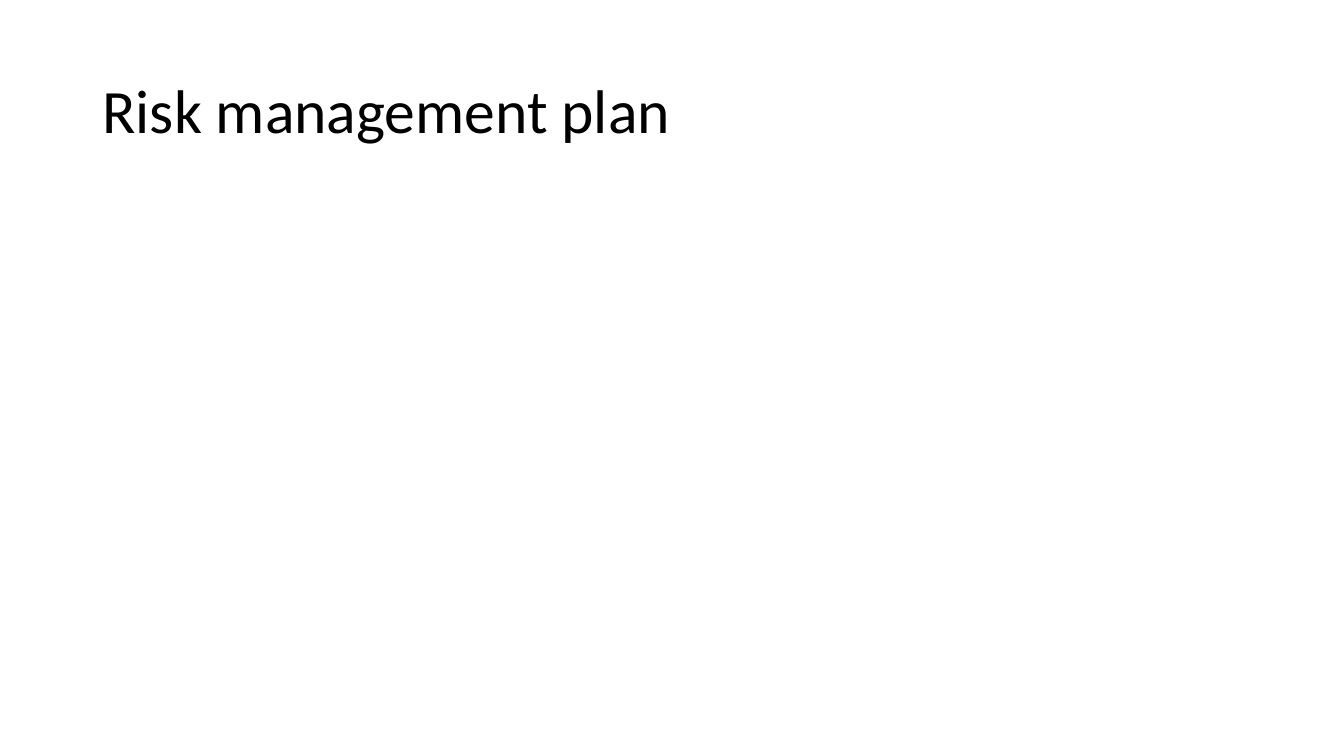
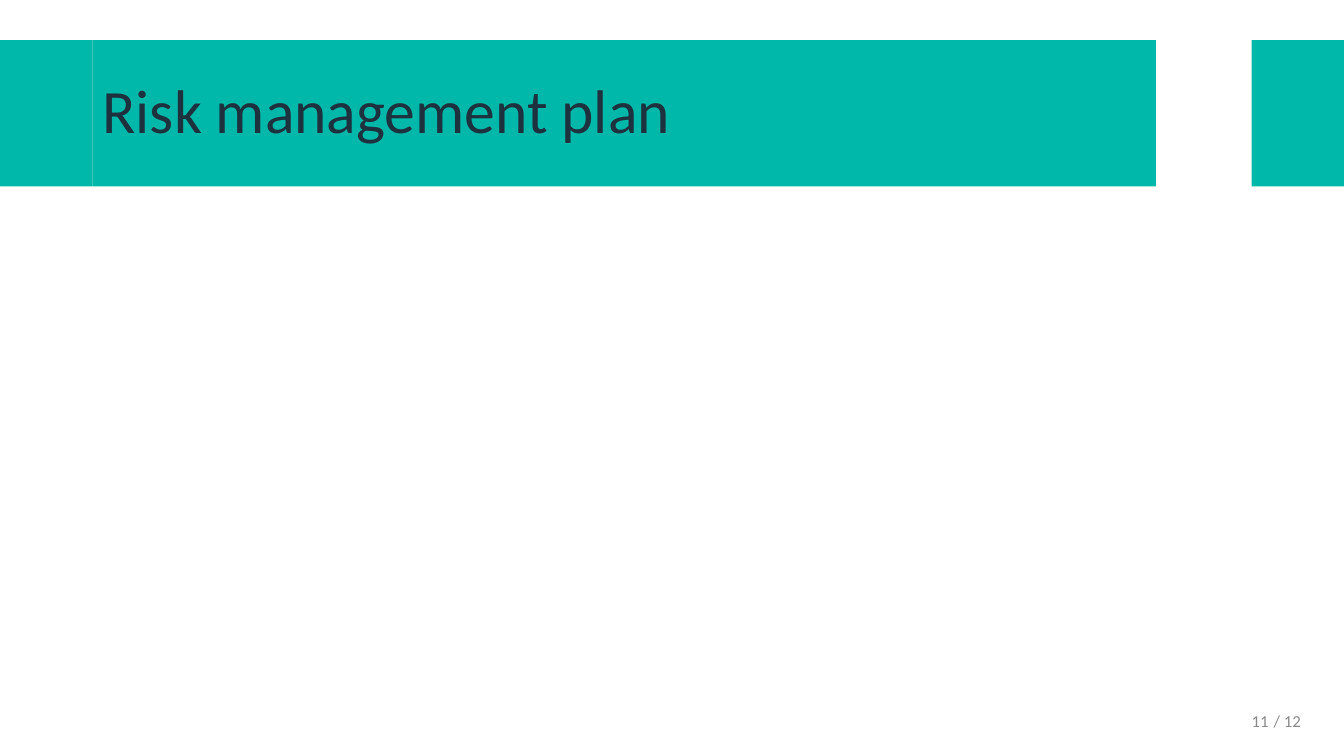
Before and after one commit to AstroProjects/projectsGroup3, a slide deck: slide 11 of Presentació projecte/GENERAL/DEOS-UD defense 1.pptx. Drawn at 1344x756 pixels with LibreOffice and Linux fonts; fonts in the diff are those of the drawing; background and template pictures are left out. Boxes give left, top, right and bottom in pixels: in the first picture for what was removed or moved away, otherwise in the second. Text is boxed around its words. In the diff, an @@ line names an element or a change of style, - is before the commit and + after.

```diff
--- a/Presentació projecte/GENERAL/DEOS-UD defense 1.pptx
+++ b/Presentació projecte/GENERAL/DEOS-UD defense 1.pptx
@@ rectangle added at bbox=[0, 40, 93, 187], fill #00B8A9 @@
@@ title "Risk management plan": place and size @@
-title "Risk management plan" at bbox=[102, 90, 670, 144]
+title "Risk management plan" at bbox=[93, 40, 1156, 187]
@@ title "Risk management plan" at bbox=[93, 40, 1156, 187]: text colour #000000 to #1D313E; fill none to #00B8A9 @@
@@ rectangle added at bbox=[1252, 40, 1344, 187], fill #00B8A9 @@
@@ page number added at bbox=[1252, 716, 1269, 727], 12 pt, text #8C8C8C @@
+11
@@ text added at bbox=[1284, 716, 1301, 727], 12 pt, text #8C8C8C @@
+/ 12
```
Also in this commit, not shown: 11 other slides changed, 1 other file.
